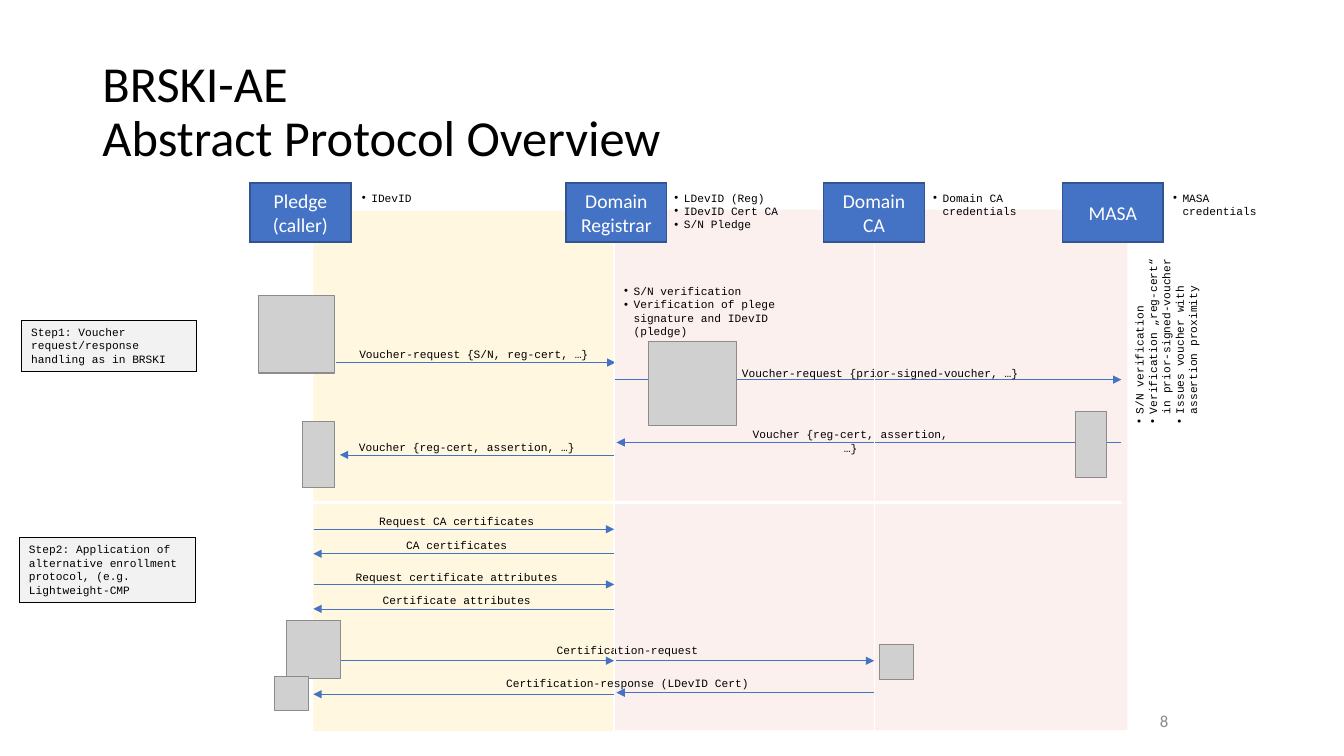
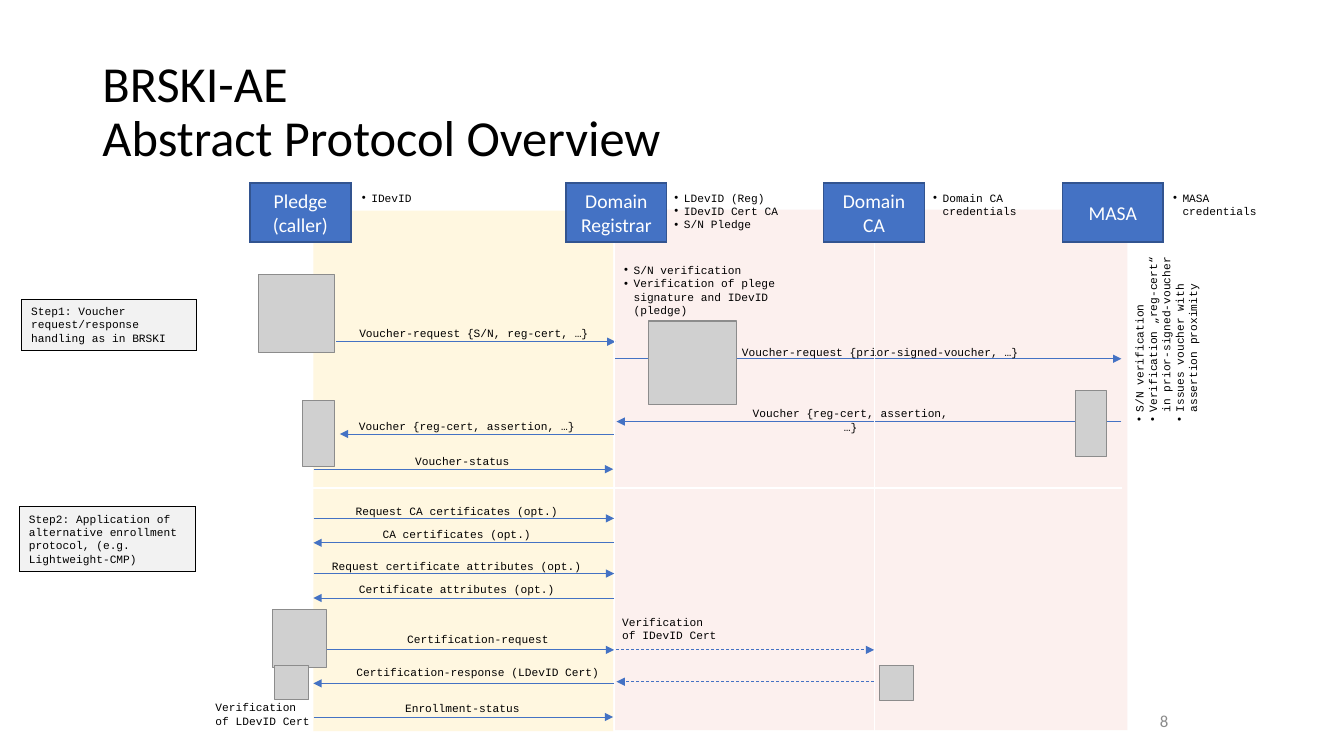
Before and after one commit to anima-wg/anima-brski-ae, a slide deck: slide 8 of presentations/slides-112-BRSKI-AE_BRSKI-PRM.pptx. Drawn at 1344x756 pixels with LibreOffice and Linux fonts; fonts in the diff are those of the drawing; grey boxes stand for pictures. Boxes give left, top, right and bottom in pixels: in the first picture for what was removed or moved away, otherwise in the second. Text is boxed around its words. In the diff, an @@ line names an element or a change of style, - is before the commit and + after.

Commit message:
- reduced text in some of the slides - updated call flows

```diff
--- a/presentations/slides-112-BRSKI-AE_BRSKI-PRM.pptx
+++ b/presentations/slides-112-BRSKI-AE_BRSKI-PRM.pptx
@@ 5 texts, 4 pictures, 4 arrows, 1 rectangle: place and size @@
-5 texts, 4 pictures, 4 arrows, 1 rectangle at box(21, 287, 1122, 487)
+5 texts, 4 pictures, 4 arrows, 1 rectangle at box(21, 266, 1122, 467)
@@ arrow added from (314, 470) to (613, 470), #4472C4 0.5 pt @@
@@ text added at box(415, 457, 509, 465), 8 pt, text #000000 @@
+Voucher-status
@@ rectangle "Step2: Application of alternative enrollment ...": place and size @@
-rectangle "Step2: Application of alternative enrollment ..." at box(19, 538, 196, 603)
+rectangle "Step2: Application of alternative enrollment ..." at box(19, 507, 196, 572)
@@ line moved from (200, 502) - (1122, 502) to (200, 488) - (1122, 488) @@
@@ text at box(356, 507, 557, 519): text changed @@
-Request CA certificates
+Request CA certificates (opt.)
@@ text in rectangle at box(29, 515, 177, 566): text changed @@
-Step2: Application of alternative enrollment protocol, (e.g. Lightweight-CMP
+Step2: Application of alternative enrollment protocol, (e.g. Lightweight-CMP)
@@ text at box(383, 530, 530, 541): text changed @@
-CA certificates
+CA certificates (opt.)
@@ text at box(332, 562, 581, 574): text changed @@
-Request certificate attributes
+Request certificate attributes (opt.)
@@ text at box(359, 585, 554, 596): text changed @@
-Certificate attributes
+Certificate attributes (opt.)
@@ picture: place and size @@
-picture at box(286, 621, 340, 680)
+picture at box(273, 610, 327, 668)
@@ text "Certification-request": place and size @@
-text "Certification-request" at box(557, 646, 698, 658)
+text "Certification-request" at box(407, 635, 548, 646)
@@ text added at box(622, 618, 717, 639), 8 pt, text #000000 @@
+Verification of IDevID Cert
@@ arrow (617, 650) - (874, 650): stroke #4472C4 0.5 pt to #4472C4 0.5 pt dashed @@
@@ text "Certification-response (LDevID Cert)": place and size @@
-text "Certification-response (LDevID Cert)" at box(506, 680, 749, 692)
+text "Certification-response (LDevID Cert)" at box(356, 669, 599, 679)
@@ 8 arrows, 1 picture, 1 rectangle: place and size @@
-8 arrows, 1 picture, 1 rectangle at box(275, 529, 874, 711)
+8 arrows, 1 picture, 1 rectangle at box(275, 518, 874, 700)
@@ arrow (874, 682) - (617, 682): stroke #4472C4 0.5 pt to #4472C4 0.5 pt dashed @@
@@ picture: place and size @@
-picture at box(879, 645, 913, 680)
+picture at box(879, 666, 913, 701)
@@ text added at box(215, 703, 310, 725), 8 pt, text #000000 @@
+Verification of LDevID Cert
@@ arrow added from (314, 717) to (613, 717), #4472C4 0.5 pt @@
@@ text added at box(405, 705, 519, 712), 8 pt, text #000000 @@
+Enrollment-status
```
Also in this commit, not shown: 6 other slides changed.
